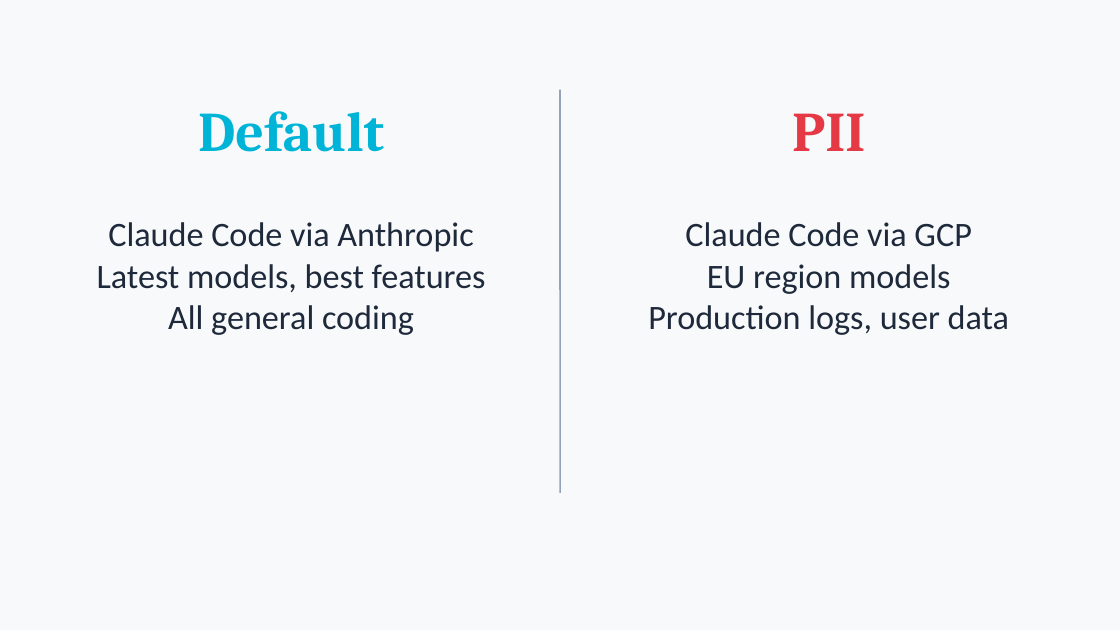
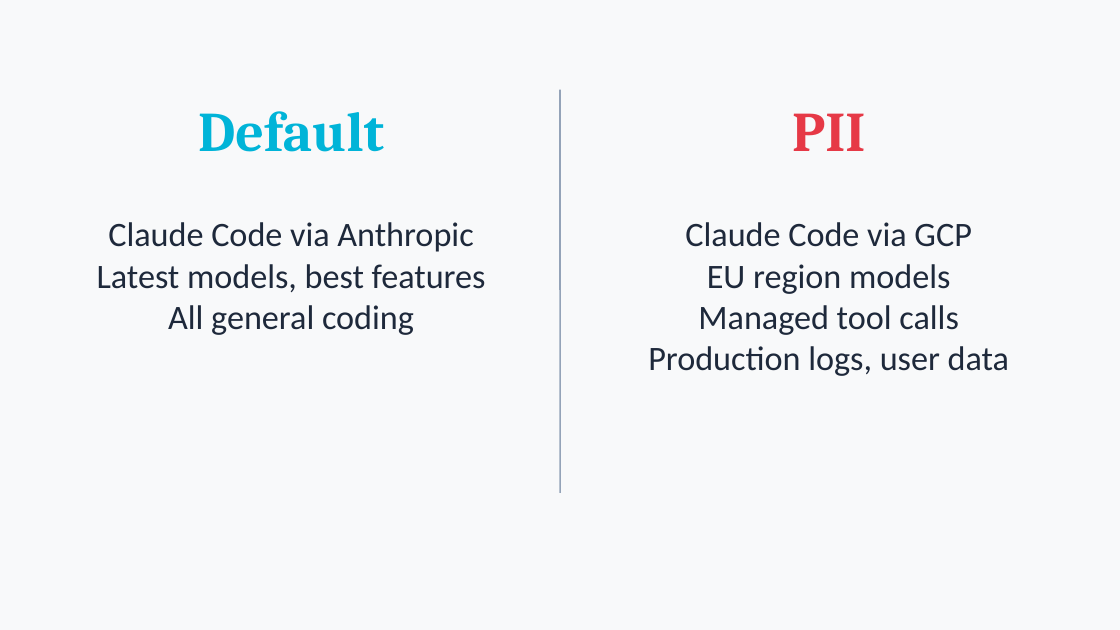
Before and after one commit to michaelengland/ai-best-practices, a slide deck: slide 50 of decks/builder/builder.pptx. Drawn at 1120x630 pixels with LibreOffice and Linux fonts; fonts in the diff are those of the drawing. Boxes give left, top, right and bottom in pixels: in the first picture for what was removed or moved away, otherwise in the second. Text is boxed around its words. In the diff, an @@ line names an element or a change of style, - is before the commit and + after.

```diff
--- a/decks/builder/builder.pptx
+++ b/decks/builder/builder.pptx
@@ text at [698,305,959,335]: paragraph added @@
+Managed tool calls
```
Also in this commit, not shown: 5 other files.
